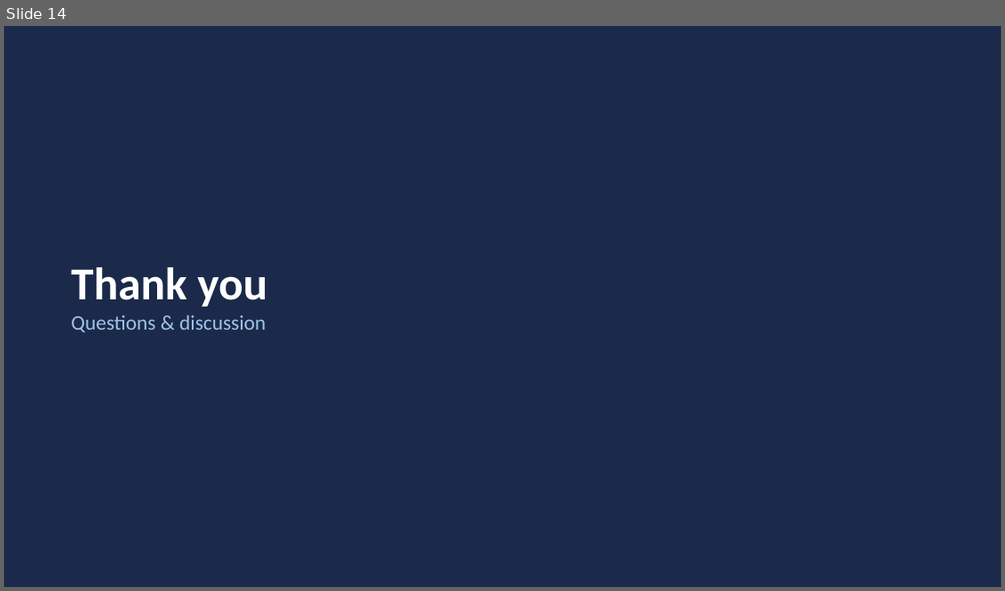
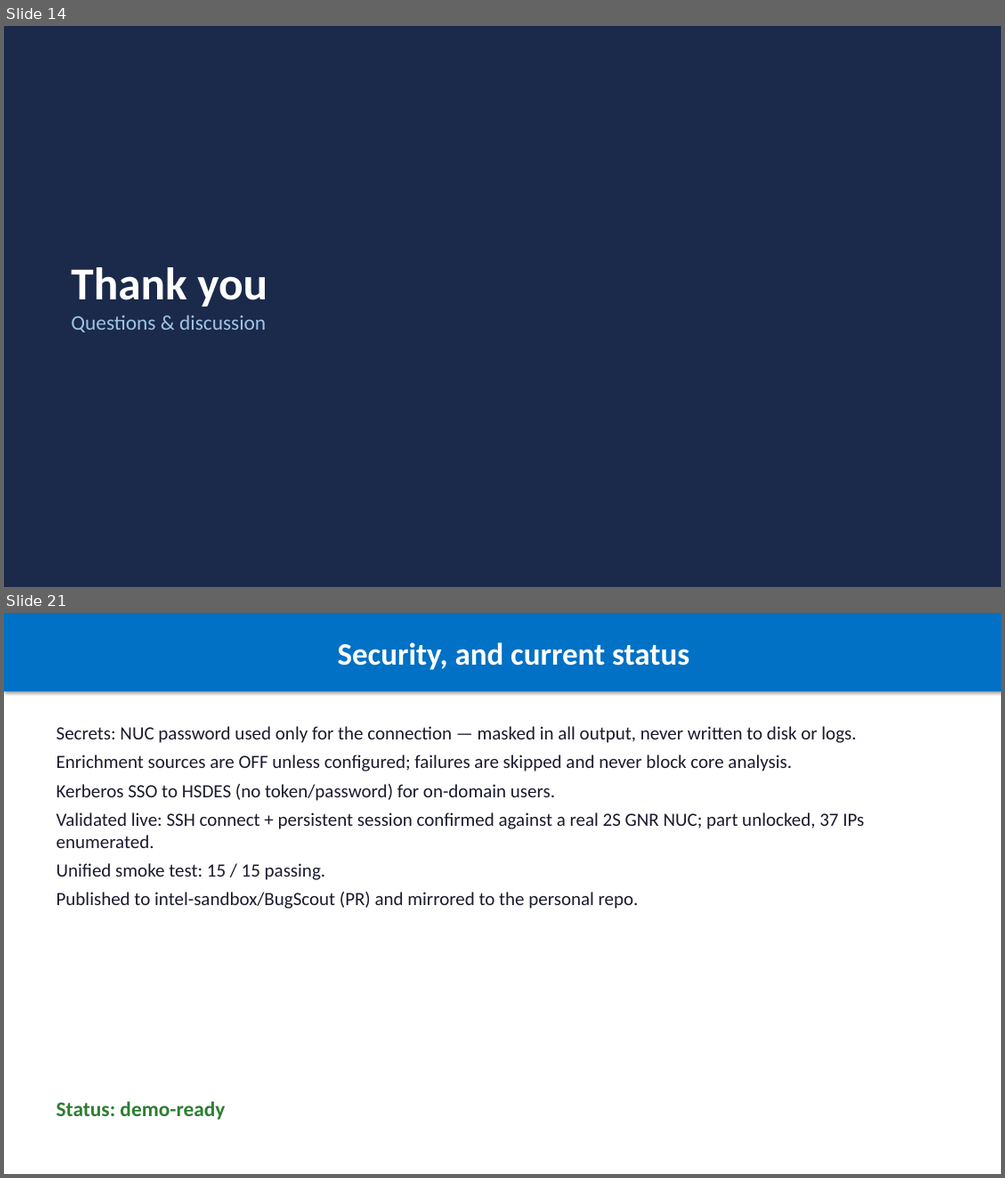
Before and after one commit to balajirajaram/HSDES_NEXUS_TOOL, a slide deck: presentation/Auto_HSD_Analyser.pptx. Shown one above the other, each under a label of ours: slide 14 before the commit, slides 14 and 21 after it; the slides between them are not shown. The pictures are 1005x591 and 1005x1178 pixels, drawn with LibreOffice and Linux fonts; fonts in the diff are those of the drawing. Boxes give left, top, right and bottom in pixels: in the first picture for what was removed or moved away, otherwise in the second. Text is boxed around its words. In the diff, an @@ line names an element or a change of style, - is before the commit and + after.

Commit message:
Add NUC PythonSV live-debug, marketplace enrichment, MCA bank maps (GNR/SRF/CWF)
- NUC PythonSV tab: SSH-first + WinRM fallback, persistent session, auto-init unlock+refresh, output cleaner + state interpreter; password via UI (masked, not stored).
- Optional marketplace MCP enrichment (Wiki KB always; BIOS/S3M, kernel-crash, Redfish need-based).
- Reference Sources citation in reports.
- Product-aware MCA bank->unit resolver with GNR, SRF, CWF, DMR maps.
- Presentation updated (+ original backup).

```diff
--- a/presentation/Auto_HSD_Analyser.pptx
+++ b/presentation/Auto_HSD_Analyser.pptx
@@ slide 21 added at (4, 613, 1001, 1174), background #FFFFFF @@
@@ rectangle added at (4, 613, 1001, 691), fill #0071C5, 30 pt, text #FFFFFF, bold @@
+Security, and current status
@@ text added at (57, 726, 864, 908), 18 pt, text #1B1B2F @@
+Secrets: NUC password used only for the connection — masked in all output, never written to disk or logs.
+Enrichment sources are OFF unless configured; failures are skipped and never block core analysis.
+Kerberos SSO to HSDES (no token/password) for on-domain users.
+Validated live: SSH connect + persistent session confirmed against a real 2S GNR NUC; part unlocked, 37 IPs enumerated.
+Unified smoke test: 15 / 15 passing.
+Published to intel-sandbox/BugScout (PR) and mirrored to the personal repo.
@@ text added at (57, 1101, 225, 1119), 20 pt, text #2E7D32, bold @@
+Status: demo-ready
```
Also in this commit, not shown: 6 other slides added, 20 other files.
